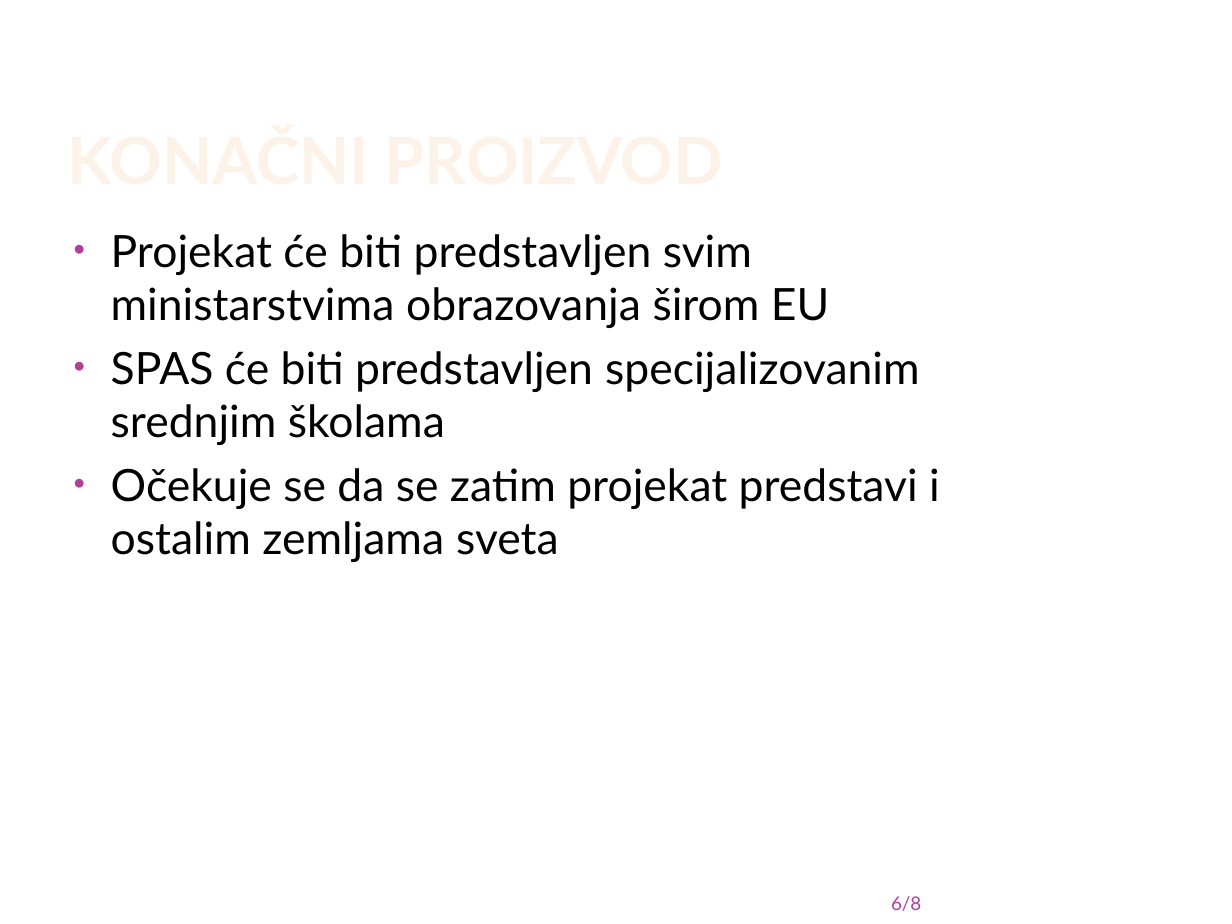
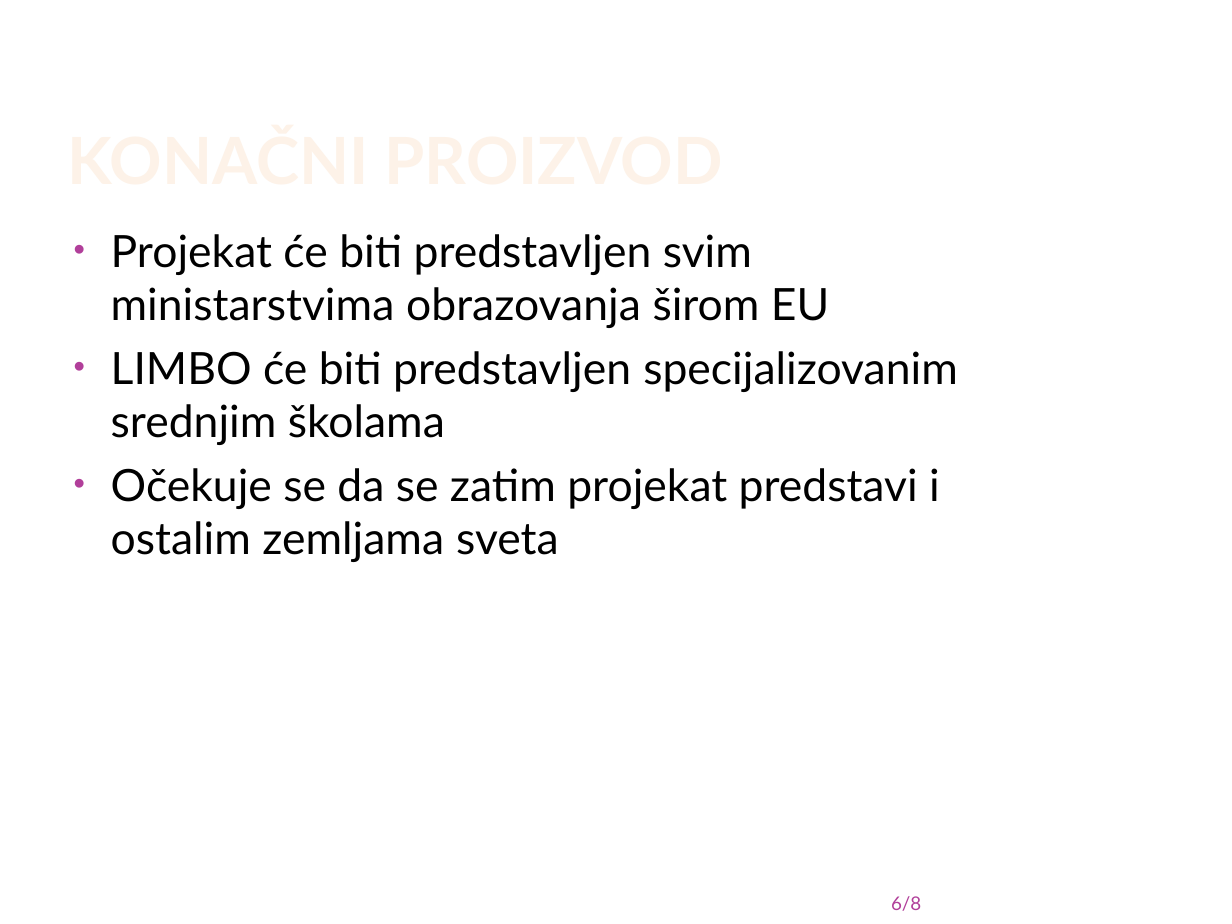
Before and after one commit to buregdzija/UPR-domaci-, a slide deck: slide 6 of H2020.pptx. Drawn at 1232x924 pixels with LibreOffice and Linux fonts; fonts in the diff are those of the drawing; background and template pictures are left out. Boxes give left, top, right and bottom in pixels: in the first picture for what was removed or moved away, otherwise in the second. Text is boxed around its words. In the diff, an @@ line names an element or a change of style, - is before the commit and + after.

```diff
--- a/H2020.pptx
+++ b/H2020.pptx
@@ text at <box>111,351,958,445</box>: text changed @@
-• SPAS će biti predstavljen specijalizovanim srednjim školama
+• LIMBO će biti predstavljen specijalizovanim srednjim školama
```
Also in this commit, not shown: 2 other files.
